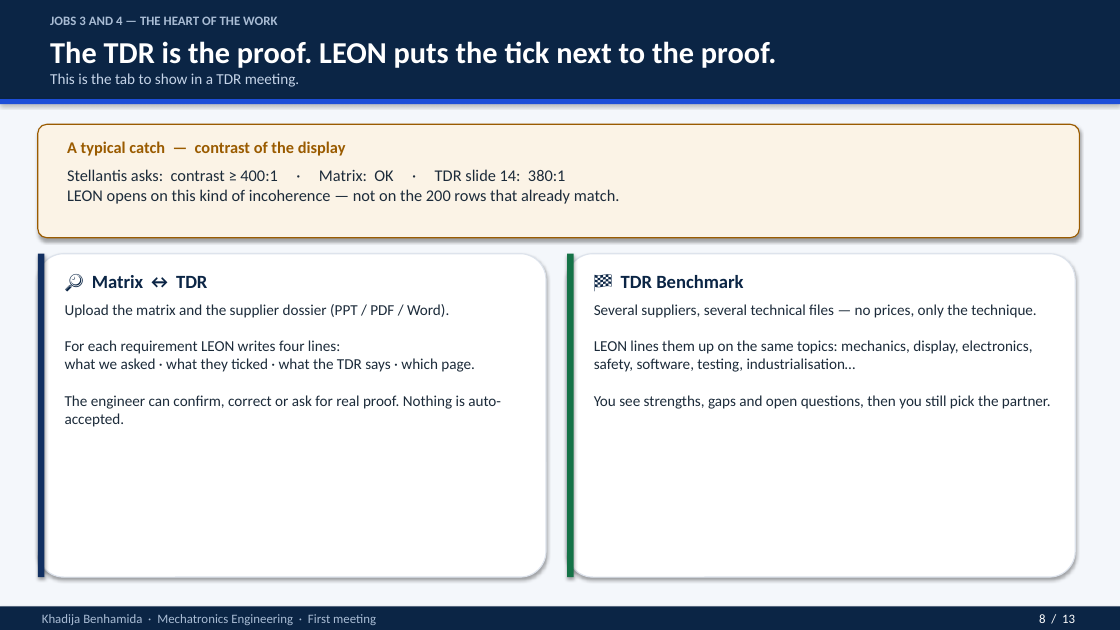
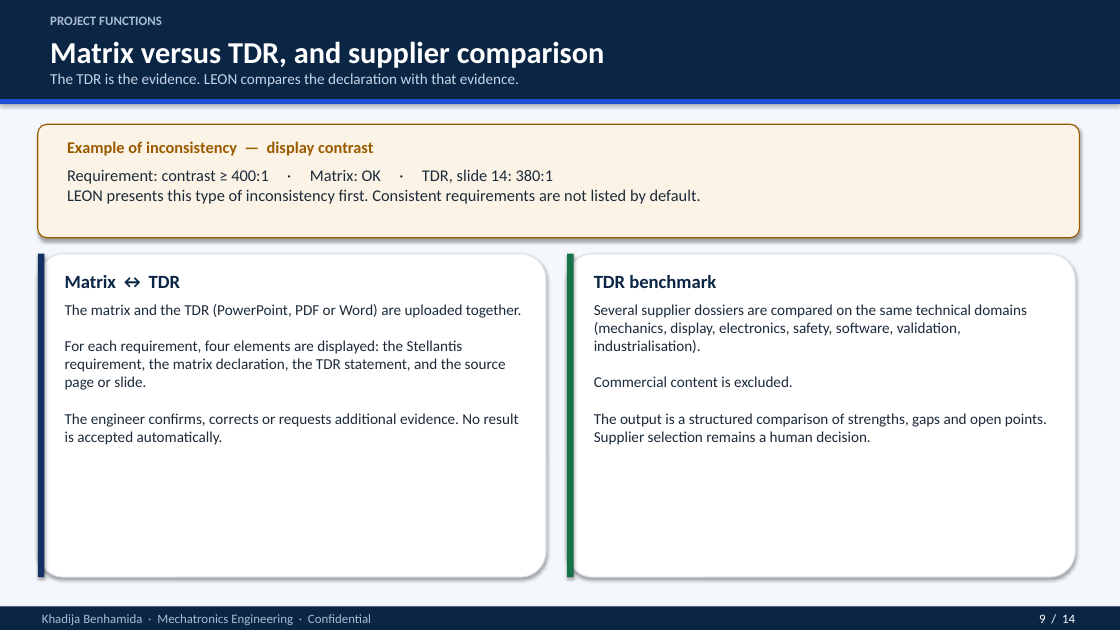
Before and after one commit to Rihabbbbbbbbb/leon_spec, a slide deck: slide 9 of docs/LEON_intro_for_non_specialists.pptx (slide 8 before the commit). Drawn at 1120x630 pixels with LibreOffice and Linux fonts; fonts in the diff are those of the drawing. Boxes give left, top, right and bottom in pixels: in the first picture for what was removed or moved away, otherwise in the second. Text is boxed around its words. In the diff, an @@ line names an element or a change of style, - is before the commit and + after.

```diff
--- a/docs/LEON_intro_for_non_specialists.pptx
+++ b/docs/LEON_intro_for_non_specialists.pptx
@@ text at [50, 16, 162, 25]: text changed @@
-JOBS 3 AND 4 — THE HEART OF THE WORK
+PROJECT FUNCTIONS
@@ text at [50, 41, 605, 68]: text changed @@
-The TDR is the proof. LEON puts the tick next to the proof.
+Matrix versus TDR, and supplier comparison
@@ text at [50, 73, 519, 87]: text changed @@
-This is the tab to show in a TDR meeting.
+The TDR is the evidence. LEON compares the declaration with that evidence.
@@ text at [67, 141, 373, 156]: text changed @@
-A typical catch — contrast of the display
+Example of inconsistency — display contrast
@@ text at [67, 169, 701, 204]: text changed @@
-Stellantis asks: contrast ≥ 400:1 · Matrix: OK · TDR slide 14: 380:1
-LEON opens on this kind of incoherence — not on the 200 rows that already match.
+Requirement: contrast ≥ 400:1 · Matrix: OK · TDR, slide 14: 380:1
+LEON presents this type of inconsistency first. Consistent requirements are not listed by default.
@@ text at [65, 275, 180, 288]: text changed @@
-🔎 Matrix ↔ TDR
+Matrix ↔ TDR
@@ text at [594, 275, 716, 288]: text changed @@
-🏁 TDR Benchmark
+TDR benchmark
@@ text at [65, 304, 521, 445]: text changed @@
-Upload the matrix and the supplier dossier (PPT / PDF / Word).
-For each requirement LEON writes four lines:
-what we asked · what they ticked · what the TDR says · which page.
-The engineer can confirm, correct or ask for real proof. Nothing is auto-accepted.
+The matrix and the TDR (PowerPoint, PDF or Word) are uploaded together.
+For each requirement, four elements are displayed: the Stellantis requirement, the matrix declaration, the TDR statement, and the source page or slide.
+The engineer confirms, corrects or requests additional evidence. No result is accepted automatically.
@@ text at [594, 304, 1047, 445]: text changed @@
-Several suppliers, several technical files — no prices, only the technique.
-LEON lines them up on the same topics: mechanics, display, electronics, safety, software, testing, industrialisation…
-You see strengths, gaps and open questions, then you still pick the partner.
+Several supplier dossiers are compared on the same technical domains (mechanics, display, electronics, safety, software, validation, industrialisation).
+Commercial content is excluded.
+The output is a structured comparison of strengths, gaps and open points. Supplier selection remains a human decision.
@@ text at [42, 614, 371, 625]: text changed @@
-Khadija Benhamida · Mechatronics Engineering · First meeting
+Khadija Benhamida · Mechatronics Engineering · Confidential
@@ text at [1039, 614, 1075, 623]: text changed @@
-8 / 13
+9 / 14
```
Also in this commit, not shown: 12 other slides changed, 1 slide added, 1 other file.
